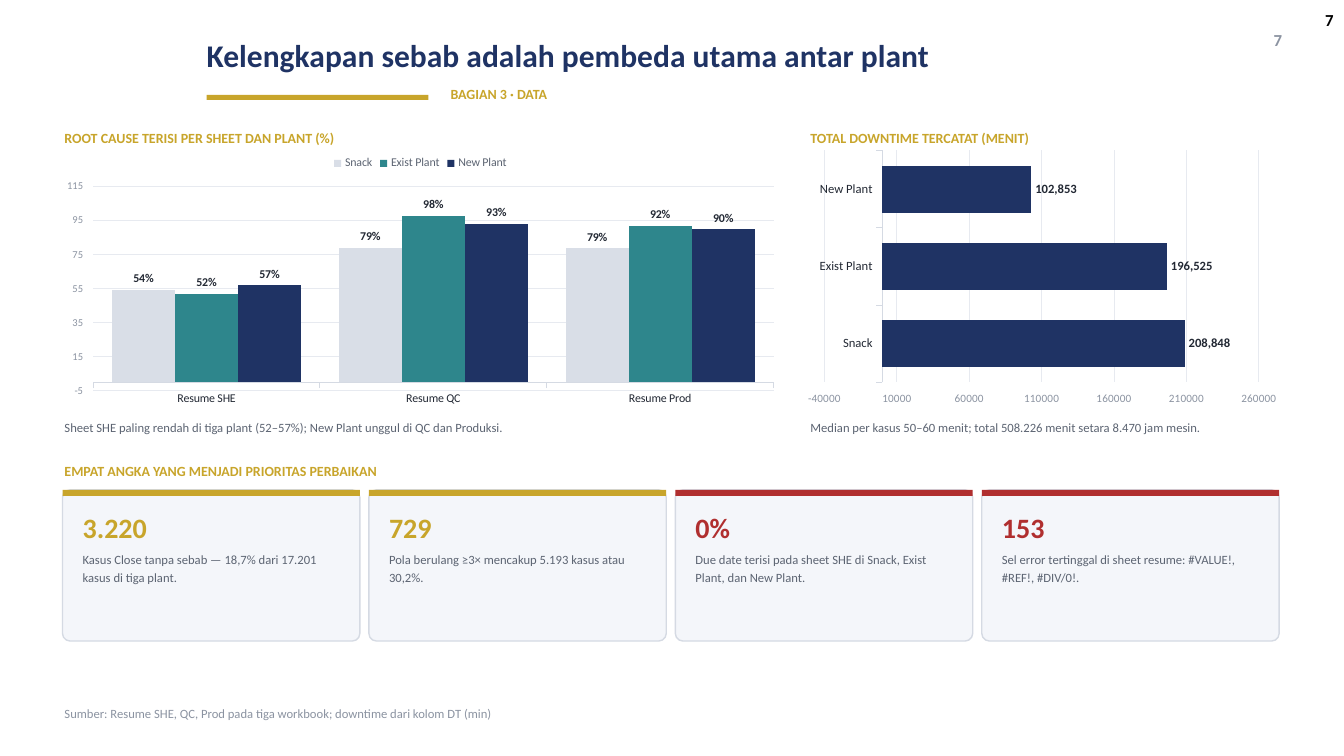
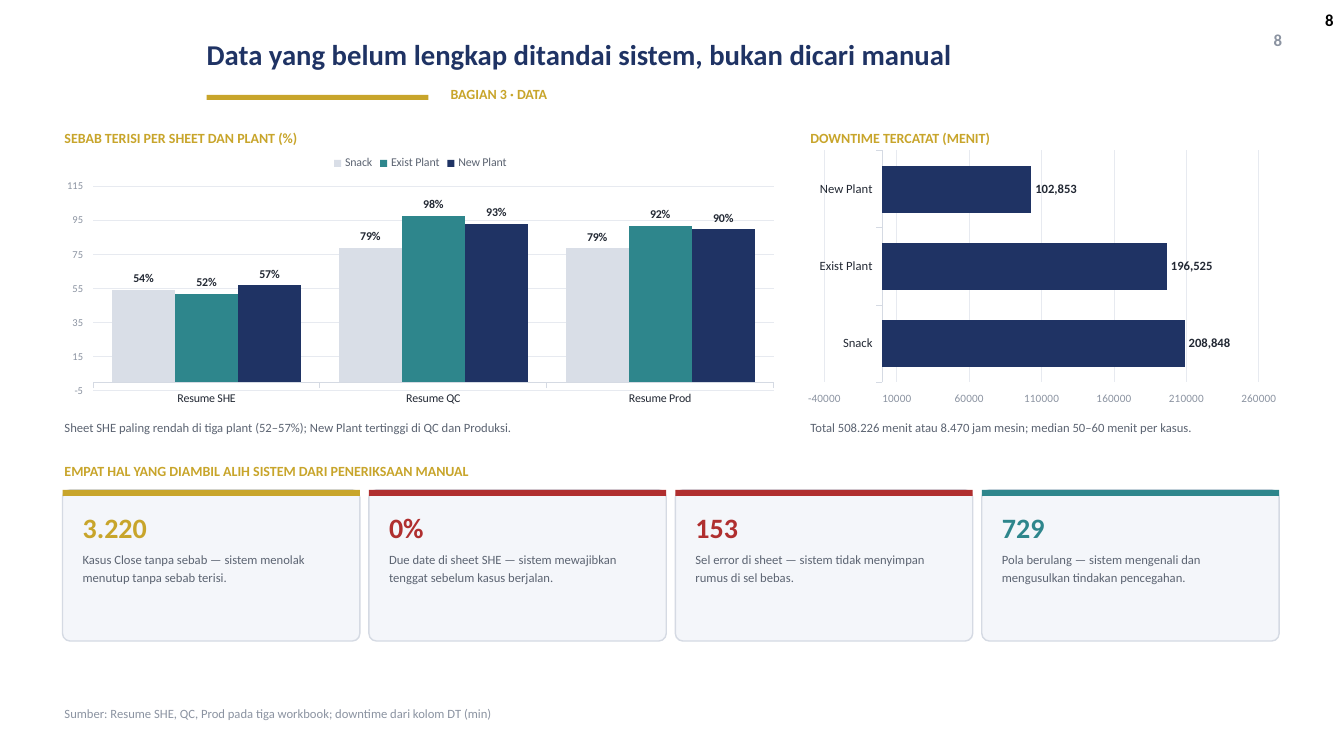
Before and after one commit to GalaxyDust/DailyMonitoringSystem_App, a slide deck: slide 8 of docs/DMS_Digitalisasi_v1.pptx (slide 7 before the commit). Drawn at 1344x756 pixels with LibreOffice and Linux fonts; fonts in the diff are those of the drawing; background and template pictures are left out. Boxes give left, top, right and bottom in pixels: in the first picture for what was removed or moved away, otherwise in the second. Text is boxed around its words. In the diff, an @@ line names an element or a change of style, - is before the commit and + after.

Commit message:
docs(ppt): geser fokus deck dari rumus ke peran sistem menggantikan pekerjaan manual

```diff
--- a/docs/DMS_Digitalisasi_v1.pptx
+++ b/docs/DMS_Digitalisasi_v1.pptx
@@ page number at (1325, 14, 1333, 26): text changed @@
-7
+8
@@ title at (207, 45, 951, 70): text changed; size 22.5 to 20.5 pt @@
-Kelengkapan sebab adalah pembeda utama antar plant
+Data yang belum lengkap ditandai sistem, bukan dicari manual
@@ text at (1274, 34, 1282, 46): text changed @@
-7
+8
@@ text at (64, 134, 275, 143): text changed @@
-ROOT CAUSE TERISI PER SHEET DAN PLANT (%)
+SEBAB TERISI PER SHEET DAN PLANT (%)
@@ text at (810, 133, 990, 145): text changed @@
-TOTAL DOWNTIME TERCATAT (MENIT)
+DOWNTIME TERCATAT (MENIT)
@@ text at (64, 423, 511, 434): text changed @@
-Sheet SHE paling rendah di tiga plant (52–57%); New Plant unggul di QC dan Produksi.
+Sheet SHE paling rendah di tiga plant (52–57%); New Plant tertinggi di QC dan Produksi.
@@ text at (810, 423, 1191, 434): text changed @@
-Median per kasus 50–60 menit; total 508.226 menit setara 8.470 jam mesin.
+Total 508.226 menit atau 8.470 jam mesin; median 50–60 menit per kasus.
@@ text at (64, 467, 469, 476): text changed @@
-EMPAT ANGKA YANG MENJADI PRIORITAS PERBAIKAN
+EMPAT HAL YANG DIAMBIL ALIH SISTEM DARI PENERIKSAAN MANUAL
@@ rectangle at (369, 490, 666, 496): fill #C8A52B to #B02F2F @@
@@ rectangle at (982, 490, 1279, 496): fill #B02F2F to #2E868C @@
@@ text at (389, 518, 424, 539): text changed; text colour #C8A52B to #B02F2F @@
-729
+0%
@@ text at (695, 519, 738, 538): text changed @@
-0%
+153
@@ text at (1002, 519, 1045, 538): text changed; text colour #B02F2F to #2E868C @@
-153
+729
@@ text at (83, 555, 304, 584): text changed @@
-Kasus Close tanpa sebab — 18,7% dari 17.201 kasus di tiga plant.
+Kasus Close tanpa sebab — sistem menolak menutup tanpa sebab terisi.
@@ text at (389, 555, 617, 584): text changed @@
-Pola berulang ≥3× mencakup 5.193 kasus atau 30,2%.
+Due date di sheet SHE — sistem mewajibkan tenggat sebelum kasus berjalan.
@@ text at (695, 555, 925, 582): text changed @@
-Due date terisi pada sheet SHE di Snack, Exist Plant, dan New Plant.
+Sel error di sheet — sistem tidak menyimpan rumus di sel bebas.
@@ text at (1002, 555, 1200, 584): text changed @@
-Sel error tertinggal di sheet resume: #VALUE!, #REF!, #DIV/0!.
+Pola berulang — sistem mengenali dan mengusulkan tindakan pencegahan.
```
Also in this commit, not shown: 10 other slides changed, 2 slides added, 2 slides removed, 1 other file.
